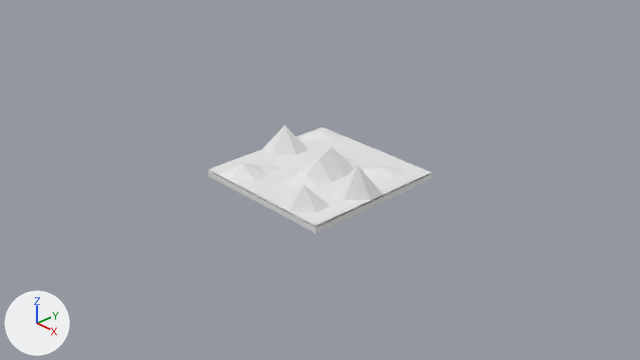
Renders of the Blender file Source/icon.blend from each side of a commit.
Rendered twice from the file's camera 'Camera'. The lights are fixed; the arrows at lower left show +X, +Y and +Z.

The older version as bpy lines, for what is in view:
```python
me_cube = bpy.data.meshes.new('Cube')
me_cube.from_pydata(...)  # a box spanning x -1.0..1.0, y -1.0..1.0, z -0.03..0.03
me_cube.materials.append(mat_com_focusvq_grapher_mainmat)  # white #e7e7e7
me_grid = bpy.data.meshes.new('Grid')
me_grid.from_pydata(...)  # 100 vertices, 81 faces; spans x -1.0..1.0, y -1.0..1.0, z 0.0..0.24
ob_cube = bpy.data.objects.new('Cube', me_cube)
ob_cube.location = (0.0, 0.0, 0.0)
ob_grid = bpy.data.objects.new('Grid', me_grid)
ob_grid.location = (0.0, 0.0, 0.062)
ob_grid.scale = (1.0, 1.0, 1.59)
```
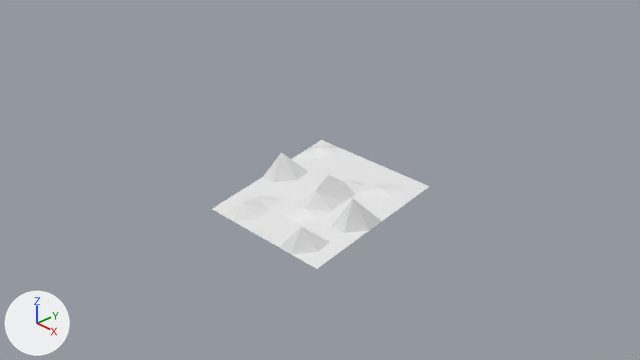
Commit message: Some icon tweaks

Edits to the scene script, one JSON object a line:
```json
{"op": "remove", "block": "ob_cube", "code": ["ob_cube = bpy.data.objects.new('Cube', me_cube)", "ob_cube.location = (0.0, 0.0, 0.0)"]}
{"op": "set", "path": "ob_grid.location", "old": "(0.0, 0.0, 0.062)", "new": "(0.0, 0.0, -0.323)"}
{"op": "set", "path": "ob_grid.rotation_euler", "old": "(0.0, 0.0, 0.0)", "new": "(0.193, 0.0, 0.0)", "note": "degrees (0, 0, 0) -> degrees (11, 0, 0)"}
```

Changed parts and their boxes (x1, y1, x2, y2) in the pictures (640 x 360 px):
```json
{"object": "Grid", "change": "moved, turned", "before": [208, 125, 431, 226], "after": [212, 140, 430, 269]}
{"object": "Cube", "change": "deleted", "before": [208, 171, 432, 233]}
```
